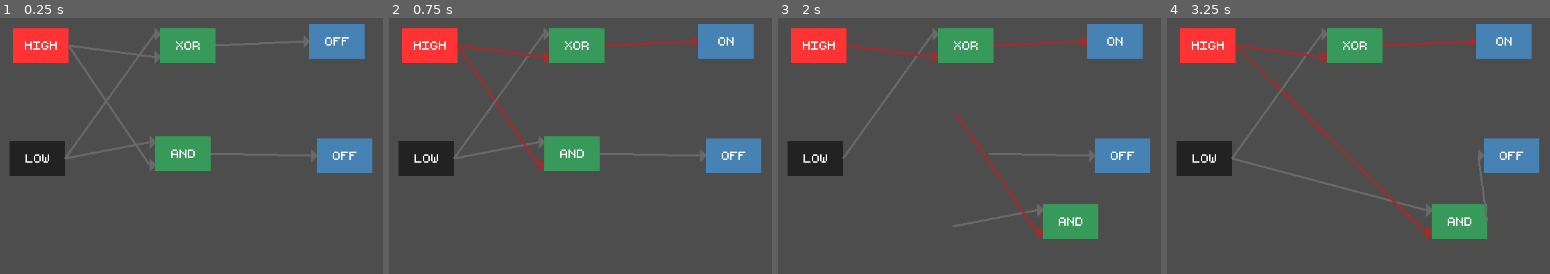
Above: before the commit, frames 1-4 (left to right).
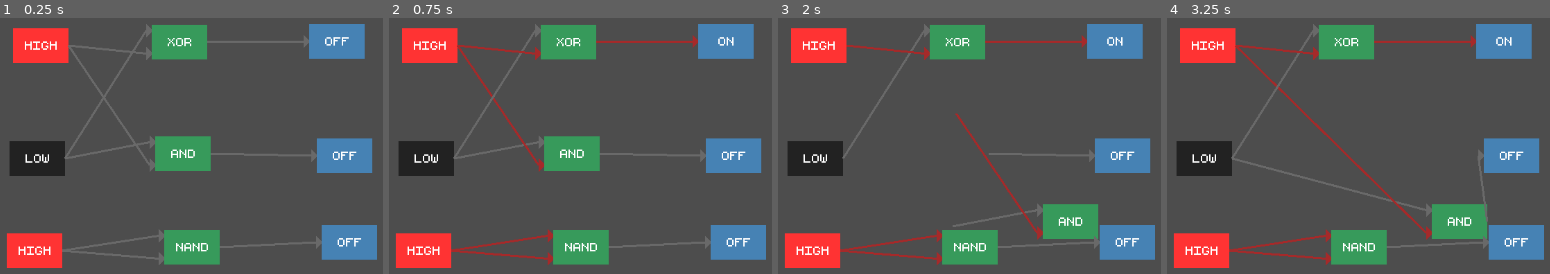
Above: after the commit, the same moments.

Repository: MrPuffyWuff/ants
Game: Godot game, scene res://main/main.tscn
The game is run twice, just before and just after one commit, with the same random seed, the same clock (stepped at 60 frames per second) and the same inputs.
Inputs (mouse positions are in pixels of both pictures, inside the frame that each line leads up to):
- Up to frame 1 (0.25 s): no input
- Up to frame 2 (0.75 s): tap Enter at 0.5 s; move the mouse to (outside the picture) at 0.52 s; hold Right from 0.53 s (still down); tap Space (redraw) at 0.6 s; click (outside the picture) at 0.67 s
- Up to frame 3 (2 s): release Right at 1.25 s; tap Space (redraw) at 1.25 s; drag from (977, 153) to (1099, 220) at 1.27 s
- Up to frame 4 (3.25 s): tap Enter at 2 s; move the mouse to (outside the picture) at 2.02 s; hold Right 2.03-2.75 s; tap Shift at 2.1 s; click (outside the picture) at 2.17 s; tap Space (redraw) at 2.75 s; drag from (1488, 220) to (1289, 64) at 2.77 s

The runs differ from the first frame. In frame 1, 8.4% of the frame differs, in the area x 1-99%, y 2-98%; in frame 2, 8.8%; in frame 3, 8.8%; in frame 4, 8.8%.

Commit message:
Fixed quasi connectivity of two grounds scenes with one flipped

Diff:
--- a/logic-simulator/gates/gate_component.gd
+++ b/logic-simulator/gates/gate_component.gd
@@ -49,11 +49,11 @@
 				$ColorRect.color = Color.DARK_GRAY.darkened(0.80)
 				parent.identity.gate_label = "LOW"
 				$ColorRect/Name.text = parent.identity.gate_label
-				parent.identity.truth_table[Vector2i(0, 0)] = 0
-				parent.identity.truth_table[Vector2i(1, 0)] = 0
+				parent.truth_table[Vector2i(0, 0)] = 0
+				parent.truth_table[Vector2i(1, 0)] = 0
 			elif parent.identity.gate_label == "LOW":
 				$ColorRect.color = Color.RED.lightened(0.20)
 				parent.identity.gate_label = "HIGH"
 				$ColorRect/Name.text = parent.identity.gate_label
-				parent.identity.truth_table[Vector2i(0, 0)] = 1
-				parent.identity.truth_table[Vector2i(1, 0)] = 1
+				parent.truth_table[Vector2i(0, 0)] = 1
+				parent.truth_table[Vector2i(1, 0)] = 1
--- a/logic-simulator/gates/power_syms/ground_node.gd
+++ b/logic-simulator/gates/power_syms/ground_node.gd
@@ -4,6 +4,8 @@
 
 @export var input_1 : Node2D
 @export var input_2 : Node2D
+
+@export var truth_table: Dictionary[Vector2i, int] = {Vector2i(0, 0): 0, Vector2i(1, 0): 0}
 
 var output : int = 0
 
@@ -19,4 +21,4 @@
 func set_output():
 	var in_1_val : int = input_1.output if input_1 != null else 0
 	var in_2_val : int = input_2.output if input_2 != null else 0
-	output = identity.truth_table[Vector2i(in_1_val, in_2_val)]
+	output = truth_table[Vector2i(in_1_val, in_2_val)]
--- a/logic-simulator/gates/power_syms/power_node.gd
+++ b/logic-simulator/gates/power_syms/power_node.gd
@@ -4,6 +4,8 @@
 
 @export var input_1 : Node2D
 @export var input_2 : Node2D
+
+@export var truth_table: Dictionary[Vector2i, int] = {Vector2i(0, 0): 1, Vector2i(1, 0): 1}
 
 var output : int = 0
 
@@ -19,4 +21,4 @@
 func set_output():
 	var in_1_val : int = input_1.output if input_1 != null else 0
 	var in_2_val : int = input_2.output if input_2 != null else 0
-	output = identity.truth_table[Vector2i(in_1_val, in_2_val)]
+	output = truth_table[Vector2i(in_1_val, in_2_val)]
--- a/logic-simulator/main/main.tscn
+++ b/logic-simulator/main/main.tscn
@@ -4,6 +4,7 @@
 [ext_resource type="PackedScene" uid="uid://bl2ry2w6woorn" path="res://gates/and/and_gate.tscn" id="3_c651c"]
 [ext_resource type="PackedScene" uid="uid://c7dewjet6nfs5" path="res://gates/identity/identity_gate.tscn" id="5_3wy1v"]
 [ext_resource type="PackedScene" uid="uid://0geuj3te5rbl" path="res://gates/power_syms/ground_node.tscn" id="6_4dugh"]
+[ext_resource type="PackedScene" uid="uid://o35jm7a1wgxw" path="res://gates/nand/nand_gate.tscn" id="6_67ri8"]
 [ext_resource type="PackedScene" uid="uid://ccr4uy3u3ugs1" path="res://gates/power_syms/power_node.tscn" id="6_kfbq2"]
 
 [node name="Main" type="Node2D" unique_id=1819218994]
@@ -11,7 +12,10 @@
 [node name="GroundNode" parent="." unique_id=1728609067 instance=ExtResource("6_4dugh")]
 position = Vector2(150, 363)
 
-[node name="PowerNode" parent="." unique_id=1072166286 instance=ExtResource("6_kfbq2")]
+[node name="PowerNode2" parent="." unique_id=1072166286 instance=ExtResource("6_kfbq2")]
+position = Vector2(146, 496)
+
+[node name="PowerNode" parent="." unique_id=1631855523 instance=ExtResource("6_kfbq2")]
 position = Vector2(155, 200)
 
 [node name="AndGate" parent="." unique_id=904038480 node_paths=PackedStringArray("input_1", "input_2") instance=ExtResource("3_c651c")]
@@ -20,7 +24,7 @@
 input_2 = NodePath("../PowerNode")
 
 [node name="XorGate" parent="." unique_id=219960486 node_paths=PackedStringArray("input_1", "input_2") instance=ExtResource("2_3wy1v")]
-position = Vector2(367, 200)
+position = Vector2(355, 195)
 input_1 = NodePath("../GroundNode")
 input_2 = NodePath("../PowerNode")
 
@@ -31,3 +35,12 @@
 [node name="IdentityGate2" parent="." unique_id=1713290410 node_paths=PackedStringArray("input_1") instance=ExtResource("5_3wy1v")]
 position = Vector2(582, 194)
 input_1 = NodePath("../XorGate")
+
+[node name="IdentityGate3" parent="." unique_id=648879760 node_paths=PackedStringArray("input_1") instance=ExtResource("5_3wy1v")]
+position = Vector2(600, 484)
+input_1 = NodePath("../NandGate")
+
+[node name="NandGate" parent="." unique_id=807948745 node_paths=PackedStringArray("input_1", "input_2") instance=ExtResource("6_67ri8")]
+position = Vector2(373, 491)
+input_1 = NodePath("../PowerNode2")
+input_2 = NodePath("../PowerNode2")
